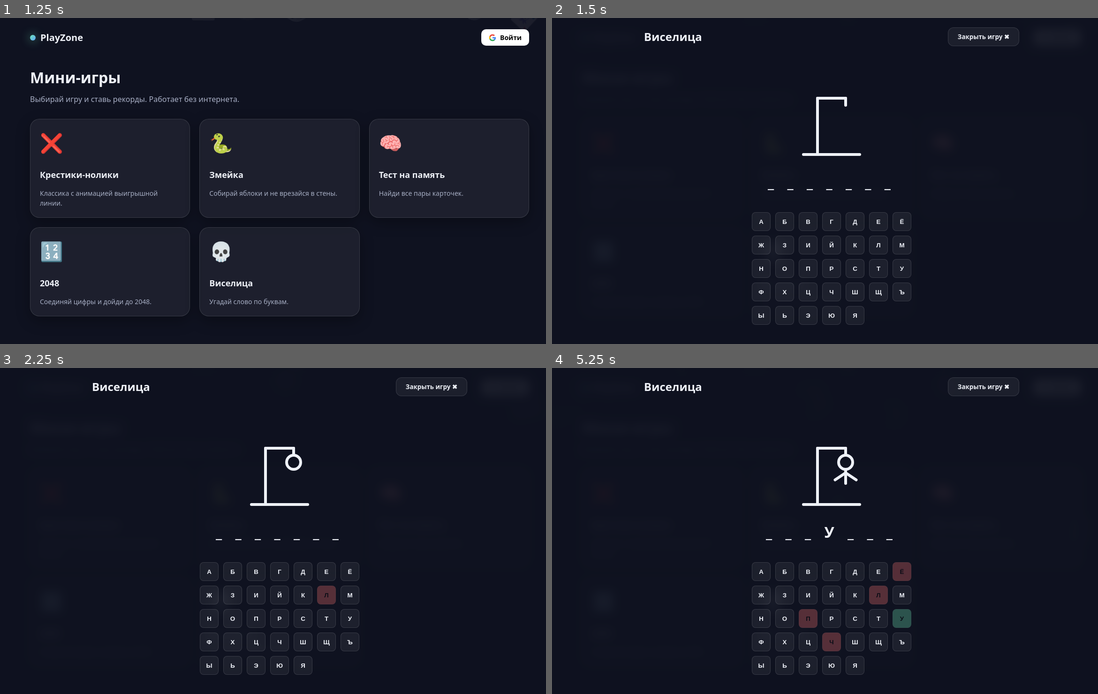
Above: before the commit, frames 1-4 (two rows, left to right).
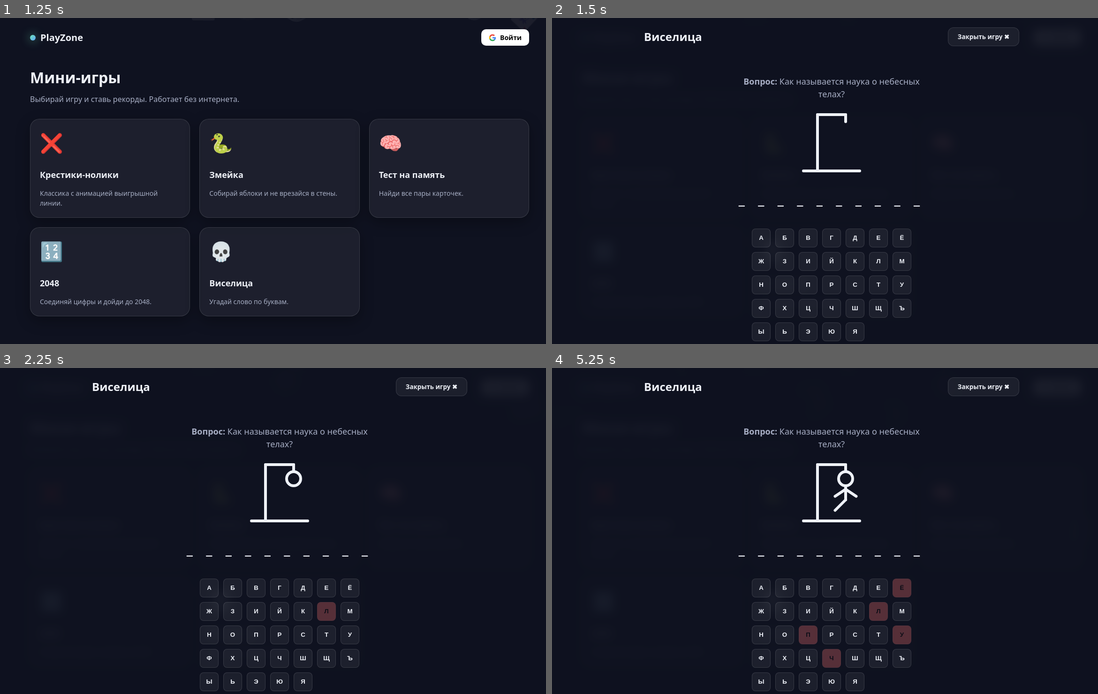
Above: after the commit, the same moments.

Repository: Xayryedel/PlayZone
Game: browser game, page index.html
Two runs of this game, one before a commit and one after it. Both use one fixed random seed, a clock stepped at 60 frames per second and the inputs below.
Inputs (mouse positions are in pixels of both pictures, inside the frame that each line leads up to):
- Up to frame 1 (1.25 s): no input
- Up to frame 2 (1.5 s): click (830, 272) at 1.27 s
- Up to frame 3 (2.25 s): tap Enter at 1.52 s; click "Л" at 2.02 s
- Up to frame 4 (5.25 s): click "У" at 2.77 s; click "Ч" at 3.52 s; click "Ё" at 4.27 s; click "П" at 5.02 s

Frame 1 is identical in both runs. In frame 2, 1.9% of the frame differs, in the area x 34-68%, y 18-100%; in frame 3, 2.3%; in frame 4, 3.6%.

Commit message:
Update index.html

Diff:
--- a/index.html
+++ b/index.html
@@ -104,6 +104,7 @@
         .g2048-cell[data-val="1024"] { background: #edc53f; color: #f9f6f2; }
         .g2048-cell[data-val="2048"] { background: #edc22e; color: #f9f6f2; box-shadow: 0 0 20px rgba(237,194,46,0.8); }
 
+        .hangman-question { font-size: 18px; color: var(--muted); margin-bottom: 15px; text-align: center; max-width: 400px; }
         .hangman-word { font-size: 32px; letter-spacing: 10px; font-weight: 800; margin-bottom: 20px; text-transform: uppercase; }
         .hangman-letters { display: grid; grid-template-columns: repeat(7, 40px); gap: 10px; margin-top: 20px; }
         .hangman-btn { width: 40px; height: 40px; background: var(--card); border: 1px solid var(--stroke); border-radius: 8px; color: var(--text); font-weight: 700; cursor: pointer; transition: 0.2s; }
@@ -138,7 +139,6 @@
     <main>
         <h1 style="margin-bottom: 10px; font-size: 32px;">Мини-игры</h1>
         <p style="color: var(--muted); margin-bottom: 30px;">Выбирай игру и ставь рекорды. Работает без интернета.</p>
-
         <div class="grid" id="gameGrid"></div>
     </main>
 
@@ -477,7 +477,6 @@
                 for (let i = 0; i < 4; i++) {
                     let line = getLine(i).map(idx => board[idx]).filter(v => v !== 0);
                     if (dir === 'right' || dir === 'down') line.reverse();
-
                     let newLine = [];
                     for (let j = 0; j < line.length; j++) {
                         if (line[j] === line[j+1]) { newLine.push(line[j] * 2); score += line[j] * 2; j++; }
@@ -485,7 +484,6 @@
                     }
                     while (newLine.length < 4) newLine.push(0);
                     if (dir === 'right' || dir === 'down') newLine.reverse();
-
                     getLine(i).forEach((idx, j) => {
                         if (board[idx] !== newLine[j]) moved = true;
                         board[idx] = newLine[j];
@@ -536,13 +534,48 @@
         }
 
         function initHangman() {
-            const words = ['ПРОГРАММИСТ', 'ИНТЕРНЕТ', 'КОМПЬЮТЕР', 'КЛАВИАТУРА', 'МОНИТОР', 'БРАУЗЕР', 'АЛГОРИТМ', 'ИНТЕРФЕЙС'];
-            const word = words[Math.floor(Math.random() * words.length)];
+            const words = [
+                { q: 'Столица Франции?', a: 'ПАРИЖ' },
+                { q: 'Самая длинная река в мире?', a: 'АМАЗОНКА' },
+                { q: 'Какой газ мы вдыхаем для жизни?', a: 'КИСЛОРОД' },
+                { q: 'Планета, на которой мы живем?', a: 'ЗЕМЛЯ' },
+                { q: 'Самое высокое животное на планете?', a: 'ЖИРАФ' },
+                { q: 'Кто написал "Войну и мир"?', a: 'ТОЛСТОЙ' },
+                { q: 'Главный герой игры Mario?', a: 'МАРИО' },
+                { q: 'Сколько цветов в радуге?', a: 'СЕМЬ' },
+                { q: 'Как называется наша галактика?', a: 'МЛЕЧНЫЙ' },
+                { q: 'Самая большая планета Солнечной системы?', a: 'ЮПИТЕР' },
+                { q: 'Столица Японии?', a: 'ТОКИО' },
+                { q: 'Как называется устройство для печати документов?', a: 'ПРИНТЕР' },
+                { q: 'Кто написал музыку к балету "Лебединое озеро"?', a: 'ЧАЙКОВСКИЙ' },
+                { q: 'Самое быстрое наземное животное?', a: 'ГЕПАРД' },
+                { q: 'Какой язык программирования мы используем в этом проекте?', a: 'ДЖАВАСКРИПТ' },
+                { q: 'Столица Великобритании?', a: 'ЛОНДОН' },
+                { q: 'Как называется ледяная гора в океане?', a: 'АЙСБЕРГ' },
+                { q: 'Сколько сторон у квадрата?', a: 'ЧЕТЫРЕ' },
+                { q: 'Какой орган качает кровь в организме?', a: 'СЕРДЦЕ' },
+                { q: 'Как называется наука о небесных телах?', a: 'АСТРОНОМИЯ' },
+                { q: 'Самая маленькая птица в мире?', a: 'КОЛИБРИ' },
+                { q: 'Главный герой игры Zelda?', a: 'ЛИНК' },
+                { q: 'Как называется самая большая пустыня?', a: 'САХАРА' },
+                { q: 'Какой металл жидкий при комнатной температуре?', a: 'РТУТЬ' },
+                { q: 'Столица Италии?', a: 'РИМ' },
+                { q: 'Как называется дом для пчел?', a: 'УЛЕЙ' },
+                { q: 'Какая планета ближе всего к Солнцу?', a: 'МЕРКУРИЙ' },
+                { q: 'Сколько ног у паука?', a: 'ВОСЕМЬ' },
+                { q: 'Как называется самая высокая гора?', a: 'ЭВЕРЕСТ' },
+                { q: 'Какой праздник отмечают 31 декабря?', a: 'НОВЫЙГОД' }
+            ];
+
+            const current = words[Math.floor(Math.random() * words.length)];
+            const word = current.a;
+            const question = current.q;
             const maxMistakes = 6;
             let mistakes = 0;
             let guessed = [];
 
             container.innerHTML = `
+                <div class="hangman-question"><strong>Вопрос:</strong> ${question}</div>
                 <svg class="hangman-svg" viewBox="0 0 100 100">
                     <line x1="10" y1="90" x2="90" y2="90" />
                     <line x1="30" y1="90" x2="30" y2="10" />
@@ -593,23 +626,22 @@
 
             function checkGameOver() {
                 if (mistakes >= maxMistakes) {
-                    const best = localStorage.getItem('best_hangman') || 0;
                     container.innerHTML = `
                         <div class="stub">
                             <h2 style="color:#f87171; font-size:32px; margin-bottom:20px;">Вы проиграли!</h2>
-                            <p>Загаданное слово: <strong>${word}</strong></p>
+                            <p>Правильный ответ: <strong>${word}</strong></p>
                             <button class="auth-btn" style="margin-top:20px;" onclick="initHangman()">Играть снова</button>
                         </div>
                     `;
                 } else if (word.split('').every(l => guessed.includes(l))) {
-                    const best = localStorage.getItem('best_hangman') || 999;
+                    const best = localStorage.getItem('best_hangman') || 0;
                     const currentScore = maxMistakes - mistakes;
                     if (currentScore > parseInt(best)) localStorage.setItem('best_hangman', currentScore);
                     container.innerHTML = `
                         <div class="stub">
                             <h2 style="color:#6ee7b7; font-size:32px; margin-bottom:20px;">Победа!</h2>
-                            <p>Вы угадали слово: <strong>${word}</strong></p>
-                            <p style="margin-bottom:20px;">Осталось жизней: <strong>${maxMistakes - mistakes}</strong></p>
+                            <p>Вы угадали: <strong>${word}</strong></p>
+                            <p style="margin-bottom:20px;">Осталось жизней: <strong>${currentScore}</strong></p>
                             <button class="auth-btn" onclick="initHangman()">Играть снова</button>
                         </div>
                     `;
